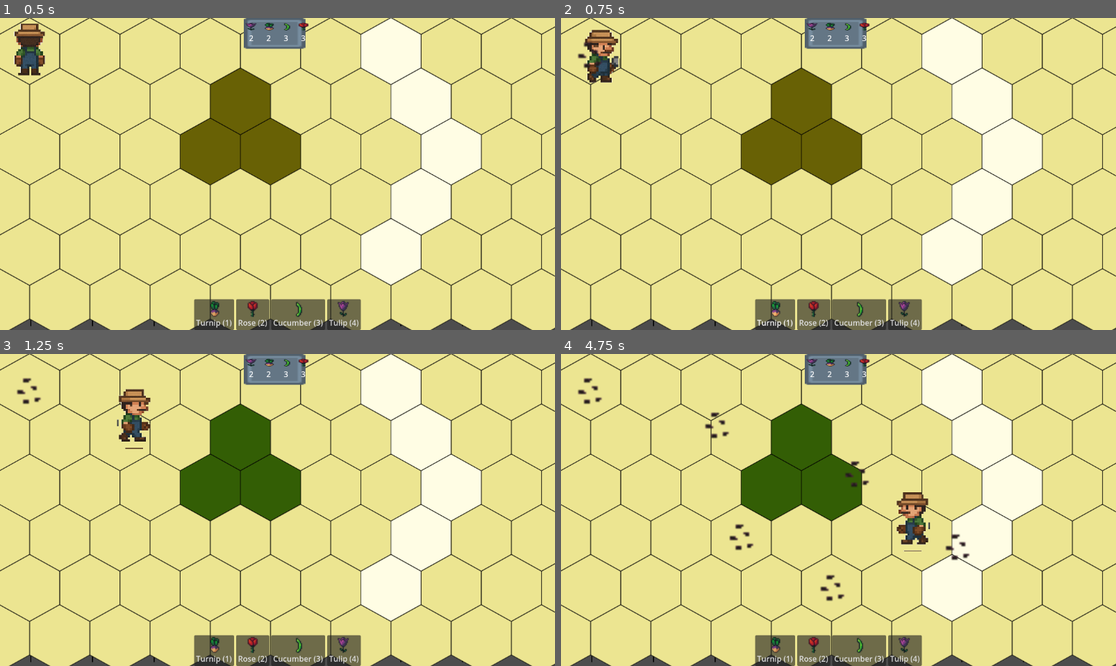
Above: before the commit, frames 1-4 (two rows, left to right).
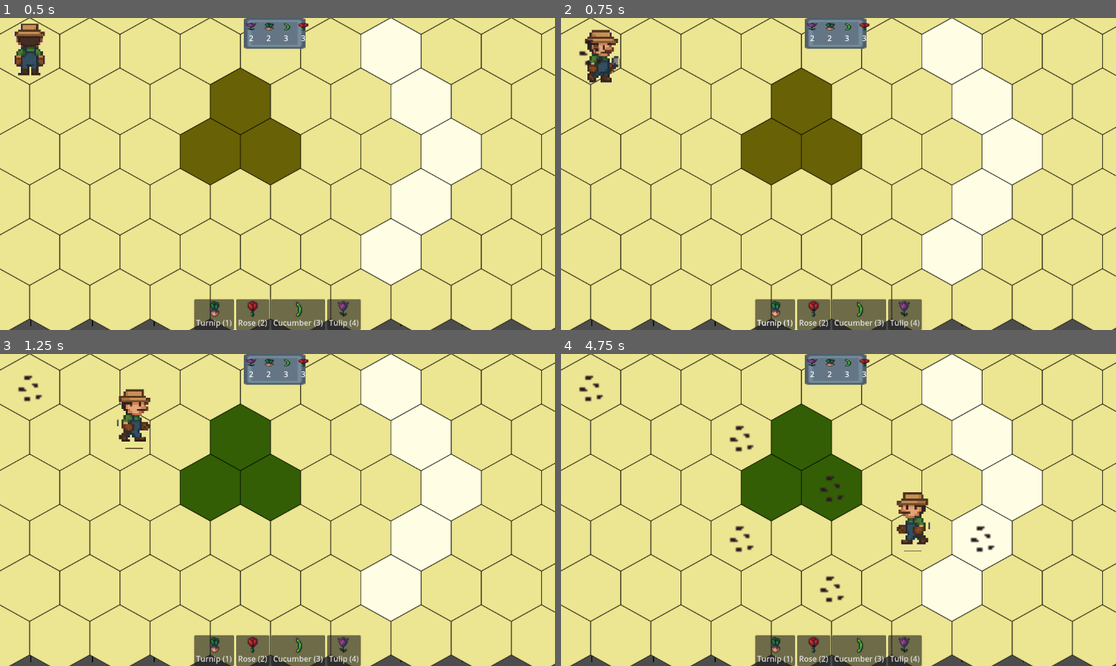
Above: after the commit, the same moments.

Repository: BlueDespero/slavicgamejam2025
Game: Godot game, scene res://main.tscn
Same seed, same stepped clock (60 frames per second), same inputs: the game is played once before the commit and once after it.
Inputs (mouse positions are in pixels of both pictures, inside the frame that each line leads up to):
- Up to frame 1 (0.5 s): no input
- Up to frame 2 (0.75 s): tap Enter at 0.5 s; move the mouse to (960, 158) at 0.52 s; tap 1 at 0.6 s; click (960, 158) at 0.67 s
- Up to frame 3 (1.25 s): no input
- Up to frame 4 (4.75 s): move the mouse to (727, 525) at 1.27 s; tap one key every 0.75 s from 1.35 s: 2 3 4 1 2; click (727, 525) at 1.42 s; move the mouse to (894, 441) at 2.02 s; click (894, 441) at 2.17 s; move the mouse to (810, 572) at 2.77 s; click (810, 572) at 2.92 s; move the mouse to (1005, 556) at 3.52 s; click (1005, 556) at 3.67 s; move the mouse to (672, 463) at 4.27 s; click (672, 463) at 4.42 s

Frame 1 is identical in both runs. In frame 2, 0.1% of the frame differs, in the area x 3-8%, y 6-17%; in frame 3, 0.2%; in frame 4, 1.0%, in the area x 3-79%, y 6-80%.

Commit message:
Snap plants to tile

Diff:
--- a/map.gd
+++ b/map.gd
@@ -12,9 +12,6 @@
 
 func _on_plant_selected(plant_cls):
 	var curr_tile = tile_map.local_to_map(player.position)
-	print("???")
-	var obj = plant_cls.new()
-	var plant = obj.create_scene(player.position)
+	var curr_position = tile_map.map_to_local(curr_tile)
+	var plant = plant_cls.new().create_scene(curr_position)
 	add_child(plant)
-	print(self.get_children())
-	print('?')
